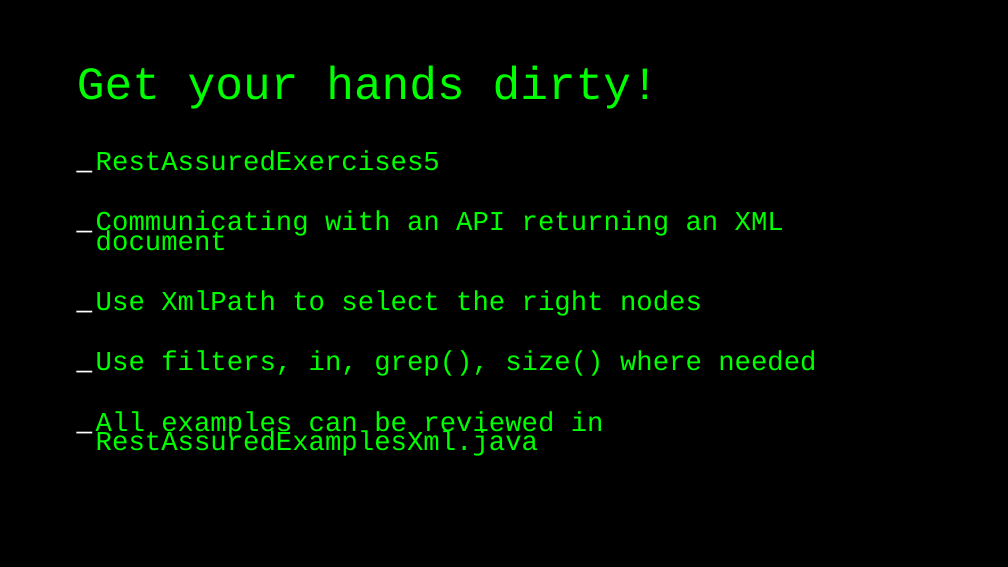
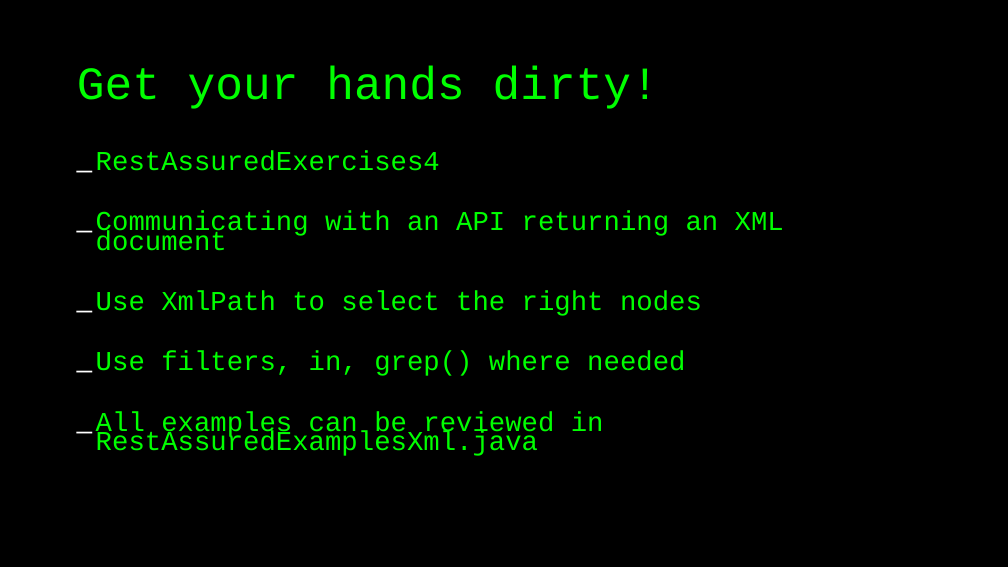
Before and after one commit to basdijkstra/rest-assured-workshop, a slide deck: slide 42 of RestAssuredWorkshop.odp (slide 45 before the commit). Drawn at 1008x567 pixels with LibreOffice and Linux fonts; fonts in the diff are those of the drawing. Boxes give left, top, right and bottom in pixels: in the first picture for what was removed or moved away, otherwise in the second. Text is boxed around its words. In the diff, an @@ line names an element or a change of style, - is before the commit and + after.

Commit message:
Reviewed exercises series 5, saved slides in different formats

```diff
--- a/RestAssuredWorkshop.odp
+++ b/RestAssuredWorkshop.odp
@@ text at box(96, 151, 440, 171): text changed @@
-_ RestAssuredExercises5
+_ RestAssuredExercises4
@@ text at box(96, 351, 685, 376): text changed @@
-_ Use filters, in, grep(), size() where needed
+_ Use filters, in, grep() where needed
```
Also in this commit, not shown: 17 other slides changed, 3 slides added, 6 slides removed, 8 other files.
